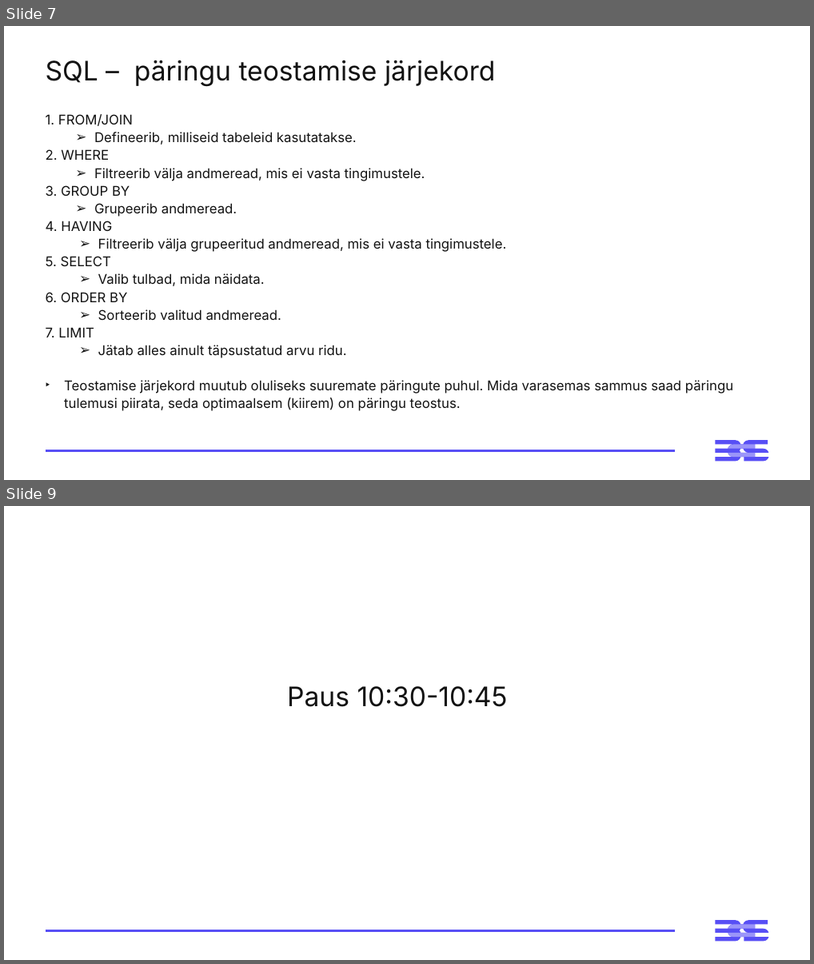
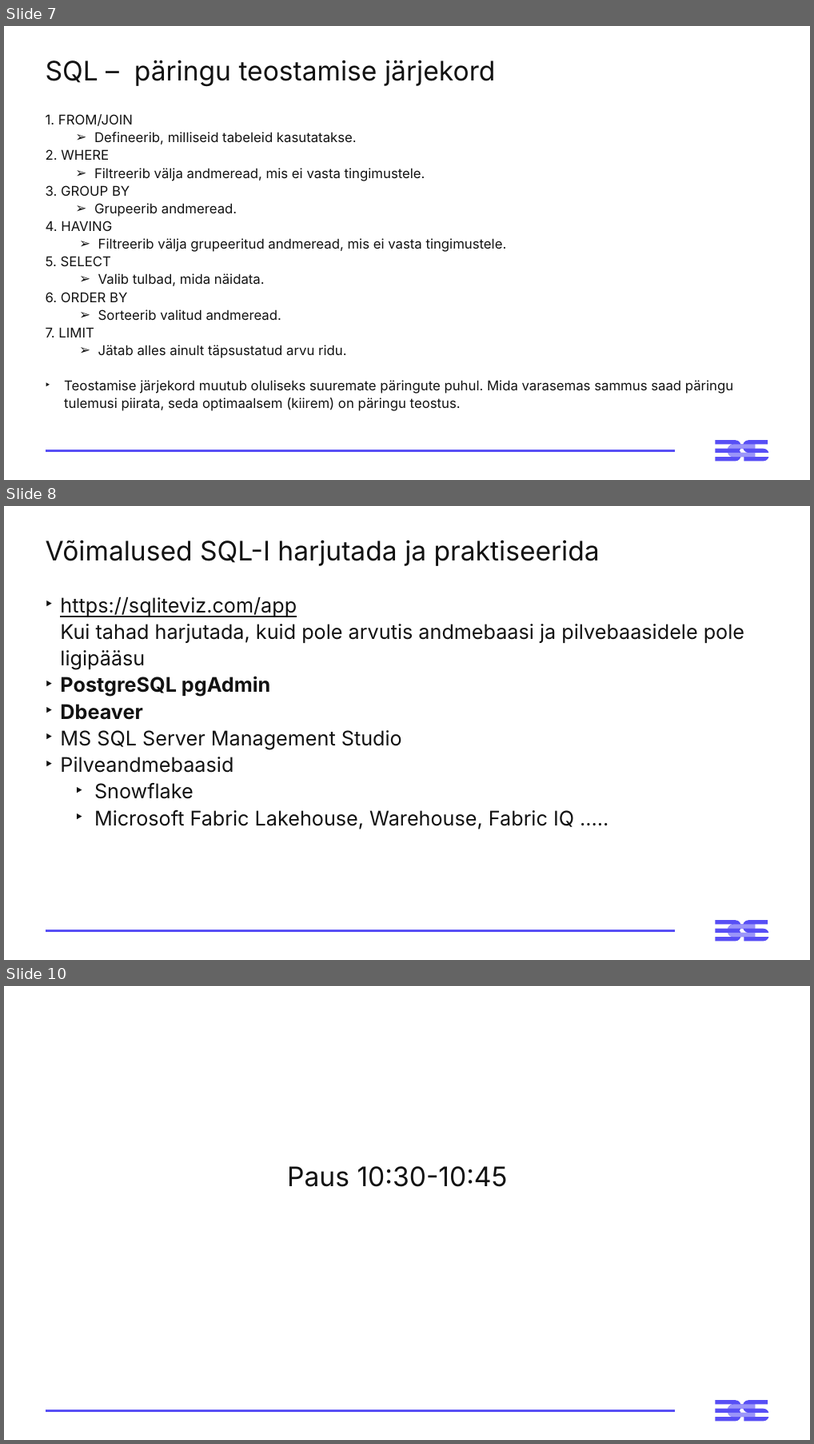
Before and after one commit to emilieabel/andmetarkus, a slide deck: Materjalid/Day6 SQL/6-paev-andmetarkus-esitlus.pptx. Shown one above the other, each under a label of ours: slides 7 and 9 before the commit, slides 7, 8 and 10 after it; the slides between them are not shown. The pictures are 814x964 and 814x1444 pixels, drawn with LibreOffice and Linux fonts; fonts in the diff are those of the drawing. Boxes give left, top, right and bottom in pixels: in the first picture for what was removed or moved away, otherwise in the second. Text is boxed around its words. In the diff, an @@ line names an element or a change of style, - is before the commit and + after.

```diff
--- a/Materjalid/Day6 SQL/6-paev-andmetarkus-esitlus.pptx
+++ b/Materjalid/Day6 SQL/6-paev-andmetarkus-esitlus.pptx
@@ slide 8 added at bbox=[4, 506, 810, 960], background #FFFFFF; not listed: 3 template elements that a slide beside it also shows @@
@@ title added at bbox=[46, 540, 600, 566], 32 pt, text #121212 @@
+Võimalused SQL-I harjutada ja praktiseerida
@@ text added at bbox=[60, 596, 745, 829], 24 pt, text #121212 @@
+‣ https://sqliteviz.com/app
+  Kui tahad harjutada, kuid pole arvutis andmebaasi ja pilvebaasidele pole ligipääsu
+‣ PostgreSQL pgAdmin
+‣ Dbeaver
+‣ MS SQL Server Management Studio
+‣ Pilveandmebaasid
+  ‣ Snowflake
+  ‣ Microsoft Fabric Lakehouse, Warehouse, Fabric IQ …..
@@ what was slide 9 is now slide 10 @@
```
Also in this commit, not shown: 2 slides changed, 2 other files.
